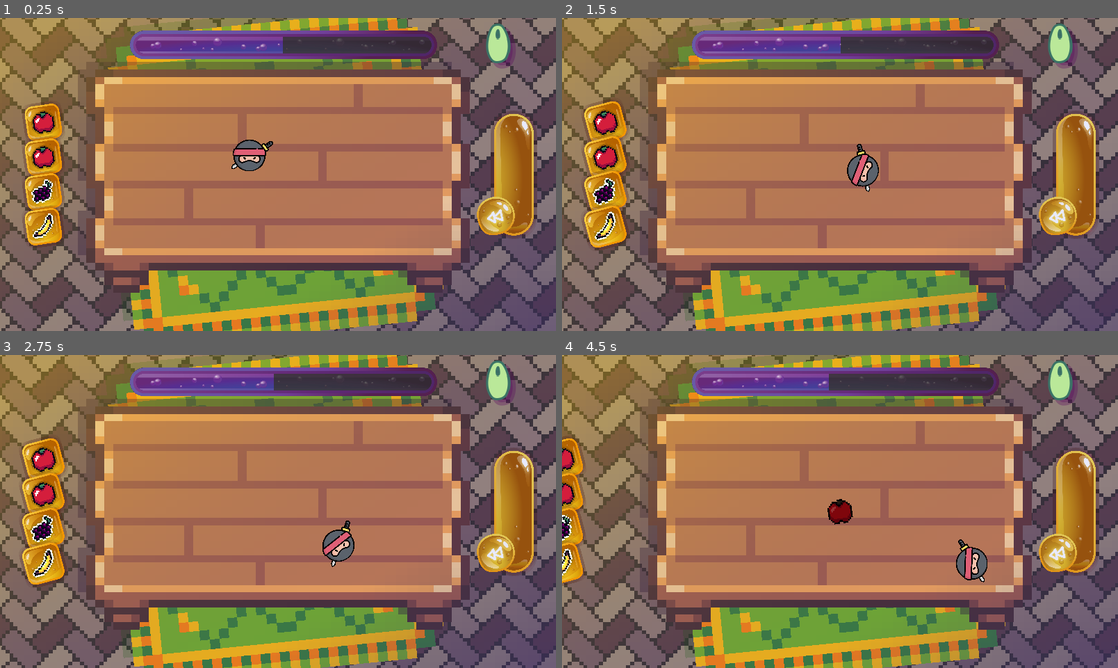
Above: before the commit, frames 1-4 (two rows, left to right).
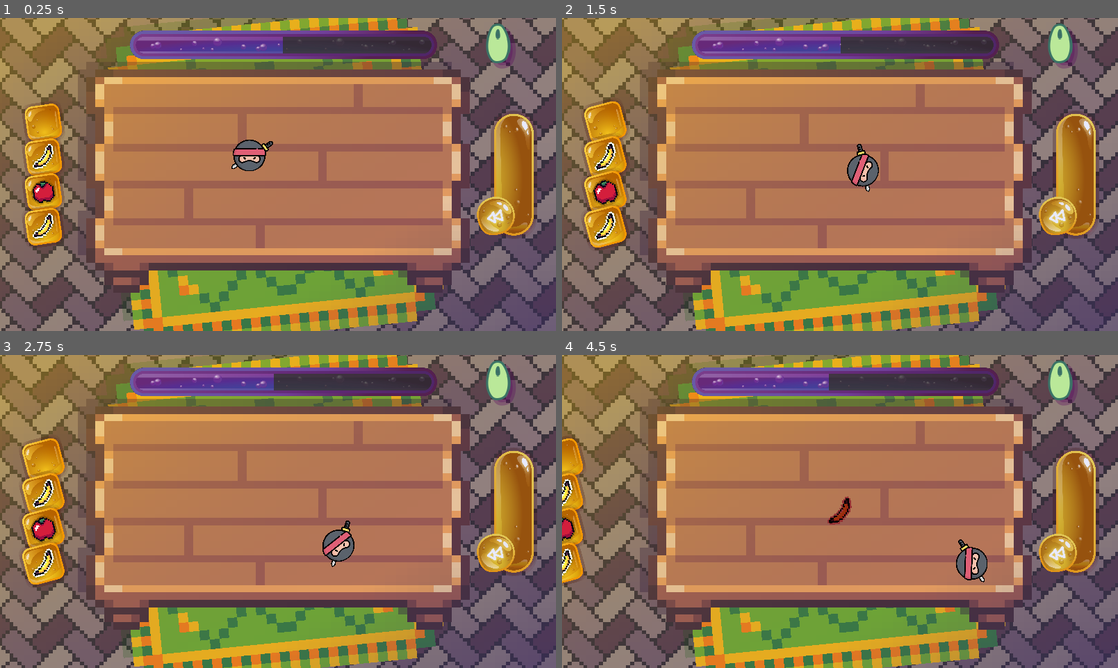
Above: after the commit, the same moments.

Repository: alexg-lviv/FruitTheNinja
Game: Godot game, scene res://src/GameField/MainScene.tscn
Same seed, same stepped clock (60 frames per second), same inputs: the game is played once before the commit and once after it.
Inputs (mouse positions are in pixels of both pictures, inside the frame that each line leads up to):
- Up to frame 1 (0.25 s): no input
- Up to frame 2 (1.5 s): click (606, 121) at 0.52 s; click (606, 121) at 1.27 s
- Up to frame 3 (2.75 s): click (44, 458) at 2.02 s
- Up to frame 4 (4.5 s): move the mouse to (962, 495) at 2.77 s; press the mouse at (962, 495) at 2.78 s; move the mouse to (728, 527) at 3.52 s; release the mouse at (728, 527) at 3.53 s; tap 1 (projectile_1) at 3.6 s; click (728, 527) at 3.67 s; move the mouse to (840, 511) at 4.27 s; tap 2 (projectile_2) at 4.35 s; click (840, 511) at 4.42 s

The runs differ from the first frame. In frame 1, 0.8% of the frame differs, in the area x 5-11%, y 29-60%; in frame 2, 0.9%; in frame 3, 0.9%; in frame 4, 0.8%.

Commit message:
Add cherry projectile

Diff:
--- a/src/GameField/MainScene.gd
+++ b/src/GameField/MainScene.gd
@@ -16,7 +16,7 @@
 var _left_bar_tween
 
 var _projectiles := [
-	"Apple", "Banana", "Grape", "Pineapple", "Watermelon", "Coconut"
+	"Apple", "Banana", "Grape", "Pineapple", "Watermelon", "Coconut", "Cherry"
 	]
 
 var _actions := {
--- a/src/Projectiles/Apple/Apple.tscn
+++ b/src/Projectiles/Apple/Apple.tscn
@@ -43,7 +43,6 @@
 
 [node name="LeftPiece" parent="SplitPieces" index="0"]
 material = SubResource("ShaderMaterial_bhu0f")
-rotation = -0.453786
 scale = Vector2(3.375, 3.262)
 texture = ExtResource("3_d1571")
 
--- a/src/Projectiles/Banana/Banana.tscn
+++ b/src/Projectiles/Banana/Banana.tscn
@@ -78,11 +78,9 @@
 
 [node name="LeftPiece" parent="SplitPieces" index="0"]
 material = SubResource("ShaderMaterial_c6nh2")
-position = Vector2(-23, 0)
 scale = Vector2(3, 3)
 texture = ExtResource("3_yds8g")
 
 [node name="RightPiece" parent="SplitPieces" index="1"]
-position = Vector2(23, 7.15256e-07)
 scale = Vector2(3, 3)
 texture = ExtResource("3_yds8g")
--- /dev/null
+++ b/src/Projectiles/Cherry/Cherry.gd
@@ -0,0 +1,42 @@
+extends "res://src/Projectiles/Projectile.gd"
+
+class_name Cherry
+
+const MAX_EXPLOSION_INCREASE = 3
+
+var exploding = false
+var explosion_frame_counter = 0
+
+func _ready():
+	super._ready()
+	$DetonateAnimationPlayer.play("detonating")
+	color = Color("#d51e5a")
+
+func crash():
+	$DetonateAnimationPlayer.stop()
+	super.crash()
+
+func slice():
+	super.slice()
+	$DetonateAnimationPlayer.stop()
+
+func update_position(delta):
+	if !exploding:
+		super.update_position(delta)
+
+func handle_logic():
+	super.handle_logic()
+	if !exploding && elapsed_time > 1:
+		exploding = true
+		explode()
+	if exploding:
+		explosion_frame_counter += 1
+
+	if explosion_frame_counter > 1:
+		crash()
+
+func explode():
+	$CollisionShape2D.shape.radius = 150
+	$ExplosionParticles.restart()
+	$ExplosionSound.play()
+	Signals.emit_signal("camera_shake_requested", 50, 0.2)
--- /dev/null
+++ b/src/Projectiles/Cherry/Cherry.tscn
@@ -0,0 +1,133 @@
+[gd_scene load_steps=15 format=3 uid="uid://cr2a3ldhycnuw"]
+
+[ext_resource type="PackedScene" uid="uid://vy6xu767jks6" path="res://src/Projectiles/Projectile.tscn" id="1_gw12d"]
+[ext_resource type="Shader" path="res://src/Projectiles/Slice.gdshader" id="2_pg3d8"]
+[ext_resource type="Script" path="res://src/Projectiles/Cherry/Cherry.gd" id="2_r0xsc"]
+[ext_resource type="Texture2D" uid="uid://x2553hfnolis" path="res://assets/fruits/Cereza.png" id="3_v3mq3"]
+[ext_resource type="AudioStream" uid="uid://b137kr1okyyvt" path="res://assets/sound/pineaple_explosion.mp3" id="5_xkhct"]
+
+[sub_resource type="CircleShape2D" id="CircleShape2D_37mfg"]
+radius = 25.318
+
+[sub_resource type="ShaderMaterial" id="ShaderMaterial_uk32d"]
+resource_local_to_scene = true
+shader = ExtResource("2_pg3d8")
+shader_parameter/cut_start = Vector2(0.5, 0)
+shader_parameter/cut_end = Vector2(0.5, 2)
+shader_parameter/which_side = 1.0
+
+[sub_resource type="ShaderMaterial" id="ShaderMaterial_jk681"]
+shader = ExtResource("2_pg3d8")
+shader_parameter/cut_start = Vector2(0.5, 0)
+shader_parameter/cut_end = Vector2(0.5, 1)
+shader_parameter/which_side = -1.0
+
+[sub_resource type="Animation" id="Animation_q7ysv"]
+resource_name = "detonating"
+length = 0.6
+loop_mode = 1
+tracks/0/type = "value"
+tracks/0/imported = false
+tracks/0/enabled = true
+tracks/0/path = NodePath("Sprite2D:modulate")
+tracks/0/interp = 1
+tracks/0/loop_wrap = true
+tracks/0/keys = {
+"times": PackedFloat32Array(0, 0.3, 0.6),
+"transitions": PackedFloat32Array(1, 1, 1),
+"update": 0,
+"values": [Color(1, 1, 1, 1), Color(0.713726, 0, 0, 1), Color(1, 1, 1, 1)]
+}
+
+[sub_resource type="Animation" id="Animation_md7eo"]
+length = 0.001
+tracks/0/type = "value"
+tracks/0/imported = false
+tracks/0/enabled = true
+tracks/0/path = NodePath("Sprite2D:modulate")
+tracks/0/interp = 1
+tracks/0/loop_wrap = true
+tracks/0/keys = {
+"times": PackedFloat32Array(0),
+"transitions": PackedFloat32Array(1),
+"update": 0,
+"values": [Color(1, 1, 1, 1)]
+}
+
+[sub_resource type="AnimationLibrary" id="AnimationLibrary_kmy80"]
+_data = {
+"RESET": SubResource("Animation_md7eo"),
+"detonating": SubResource("Animation_q7ysv")
+}
+
+[sub_resource type="Curve" id="Curve_672nd"]
+_data = [Vector2(0.572289, 1), 0.0, 0.0, 0, 0, Vector2(1, 0), 0.0, 0.0, 0, 0]
+point_count = 2
+
+[sub_resource type="CurveTexture" id="CurveTexture_y5x5y"]
+curve = SubResource("Curve_672nd")
+
+[sub_resource type="ParticleProcessMaterial" id="ParticleProcessMaterial_tyylx"]
+emission_shape = 1
+emission_sphere_radius = 1.0
+particle_flag_disable_z = true
+direction = Vector3(0, 0, 0)
+spread = 180.0
+gravity = Vector3(0, 0, 0)
+initial_velocity_min = 150.0
+initial_velocity_max = 300.0
+orbit_velocity_min = 0.0
+orbit_velocity_max = 0.0
+linear_accel_min = -27.37
+linear_accel_max = -10.53
+damping_min = 64.21
+damping_max = 93.68
+angle_min = -229.3
+angle_max = 164.8
+scale_min = 9.0
+scale_max = 10.0
+scale_curve = SubResource("CurveTexture_y5x5y")
+
+[node name="Cherry" instance=ExtResource("1_gw12d")]
+script = ExtResource("2_r0xsc")
+
+[node name="CollisionShape2D" parent="." index="0"]
+shape = SubResource("CircleShape2D_37mfg")
+
+[node name="Sprite2D" parent="." index="1"]
+scale = Vector2(3, 3)
+texture = ExtResource("3_v3mq3")
+
+[node name="DeathParticles" parent="." index="5"]
+modulate = Color(0.835294, 0.117647, 0.352941, 1)
+
+[node name="SplitPieces" parent="." index="8"]
+visible = false
+
+[node name="LeftPiece" parent="SplitPieces" index="0"]
+material = SubResource("ShaderMaterial_uk32d")
+scale = Vector2(3, 3)
+texture = ExtResource("3_v3mq3")
+
+[node name="RightPiece" parent="SplitPieces" index="1"]
+material = SubResource("ShaderMaterial_jk681")
+scale = Vector2(3, 3)
+texture = ExtResource("3_v3mq3")
+
+[node name="DetonateAnimationPlayer" type="AnimationPlayer" parent="." index="10"]
+libraries = {
+"": SubResource("AnimationLibrary_kmy80")
+}
+
+[node name="ExplosionParticles" type="GPUParticles2D" parent="." index="11"]
+emitting = false
+amount = 548
+process_material = SubResource("ParticleProcessMaterial_tyylx")
+lifetime = 0.8
+one_shot = true
+explosiveness = 1.0
+
+[node name="ExplosionSound" type="AudioStreamPlayer2D" parent="." index="12"]
+stream = ExtResource("5_xkhct")
+volume_db = -10.306
+pitch_scale = 0.9
--- a/src/Projectiles/Coconut/Coconut.tscn
+++ b/src/Projectiles/Coconut/Coconut.tscn
@@ -33,7 +33,6 @@
 
 [node name="LeftPiece" parent="SplitPieces" index="0"]
 material = SubResource("ShaderMaterial_mw7b4")
-rotation = -0.453786
 scale = Vector2(3.625, 3.504)
 texture = ExtResource("3_8y7p3")
 
--- a/src/Projectiles/Grape/Grape.tscn
+++ b/src/Projectiles/Grape/Grape.tscn
@@ -77,7 +77,6 @@
 
 [node name="LeftPiece" parent="SplitPieces" index="0"]
 material = SubResource("ShaderMaterial_74d14")
-rotation = -0.453786
 scale = Vector2(3, 3)
 texture = ExtResource("3_7bf0w")
 
--- a/src/Projectiles/Watermelon/Watermelon.tscn
+++ b/src/Projectiles/Watermelon/Watermelon.tscn
@@ -79,7 +79,6 @@
 
 [node name="LeftPiece" parent="SplitPieces" index="0"]
 material = SubResource("ShaderMaterial_wtrvw")
-rotation = -0.453786
 scale = Vector2(3.625, 3.504)
 texture = ExtResource("3_6hl77")
 
